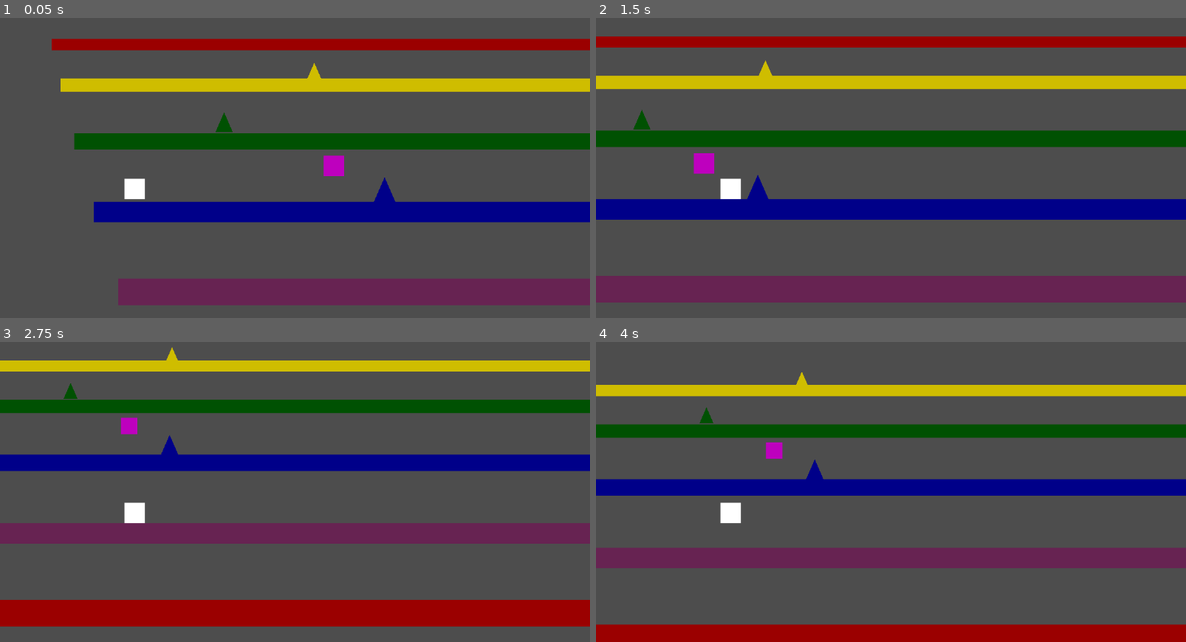
Above: before the commit, frames 1-4 (two rows, left to right).
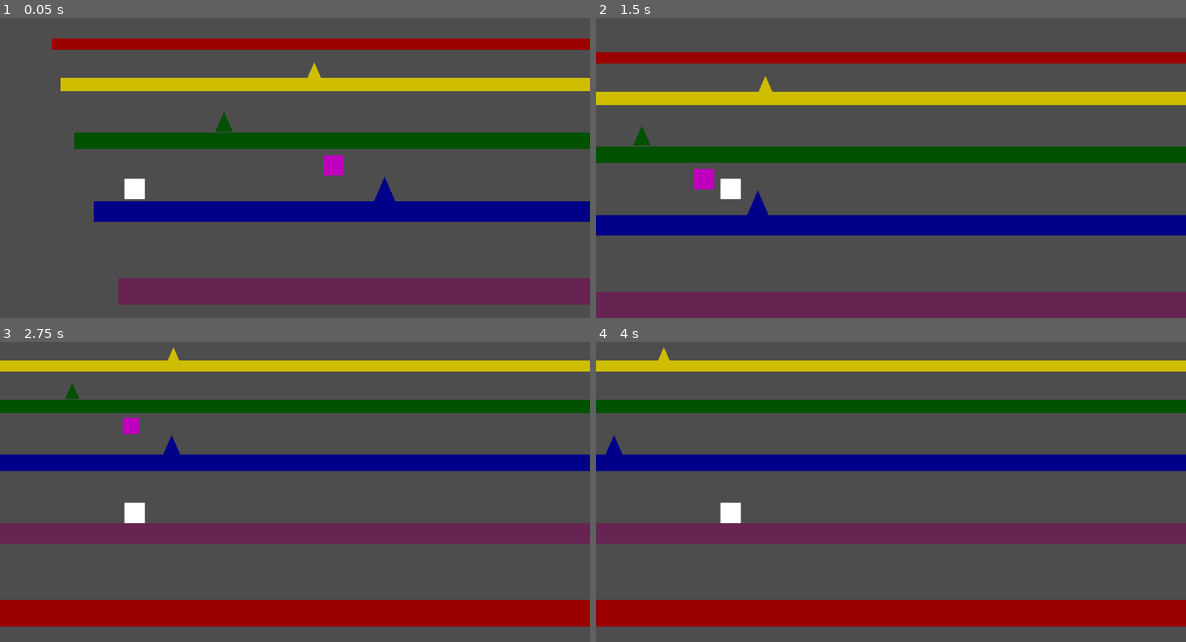
Above: after the commit, the same moments.

Repository: thomasWkr/pogoland
Game: Godot game, scene res://Main.tscn
Two runs of this game, one before a commit and one after it. Both use one fixed random seed, a clock stepped at 60 frames per second and the inputs below.
Inputs:
- Up to frame 1 (0.05 s): no input
- Up to frame 2 (1.5 s): tap Right (Drop Player) at 0.6 s; tap Up (jump) at 0.77 s; tap Left (Lift Player) at 1.35 s
- Up to frame 3 (2.75 s): tap Up (jump) at 1.52 s; tap Right (Drop Player) at 2.1 s
- Up to frame 4 (4 s): tap Left (Lift Player) at 2.85 s; tap Up (jump) at 3.02, 3.77 s; tap Right (Drop Player) at 3.6 s

The runs differ from the first frame. In frame 1, 2.2% of the frame differs, in the area x 8-100%, y 6-96%; in frame 2, 49%; in frame 3, 0.2%; in frame 4, 55%, in the area x 0-100%, y 1-100%.

Commit message:
jump_smooth
faster ascent, slower descent

Diff:
--- a/Scenes/Characters/pc.gd
+++ b/Scenes/Characters/pc.gd
@@ -13,10 +13,10 @@
 var bird = ''
 
 const SPEED = 300.0
-const JUMP_VELOCITY = -400.0
-const GRAVITY = 900.0
-const ASCEND_MULTIPLIER = 2  # Controls the ascend speed (higher = faster)
-const DESCEND_MULTIPLIER = 0.6 # Controls the descend speed (lower = slower)
+const JUMP_VELOCITY = -600.0
+const GRAVITY = 1100.0
+const ASCEND_MULTIPLIER = 1.6  # Controls the ascend speed (higher = faster)
+const DESCEND_MULTIPLIER = 1 # Controls the descend speed (lower = slower)
 const PARALLAXES_TOTAL = 4
 const LAYERS_TOTAL = 4
 
@@ -31,9 +31,6 @@
 
 	if (global_position.y >= 500):
 		death()
-	# Add the gravity.
-	#if not is_on_floor():
-	#	velocity += get_gravity() * delta
 
 	# Apply gravity only when not on the floor
 	if not is_on_floor():
